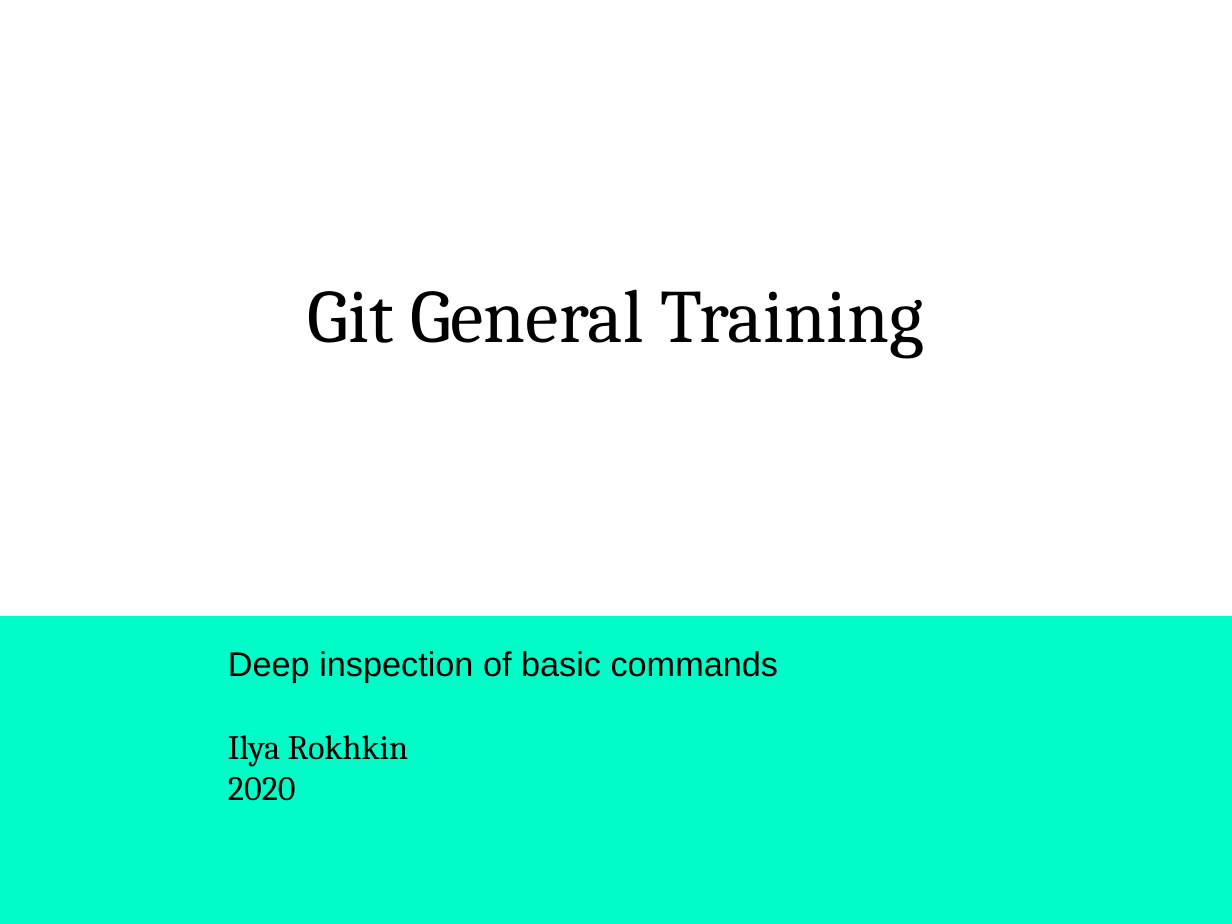
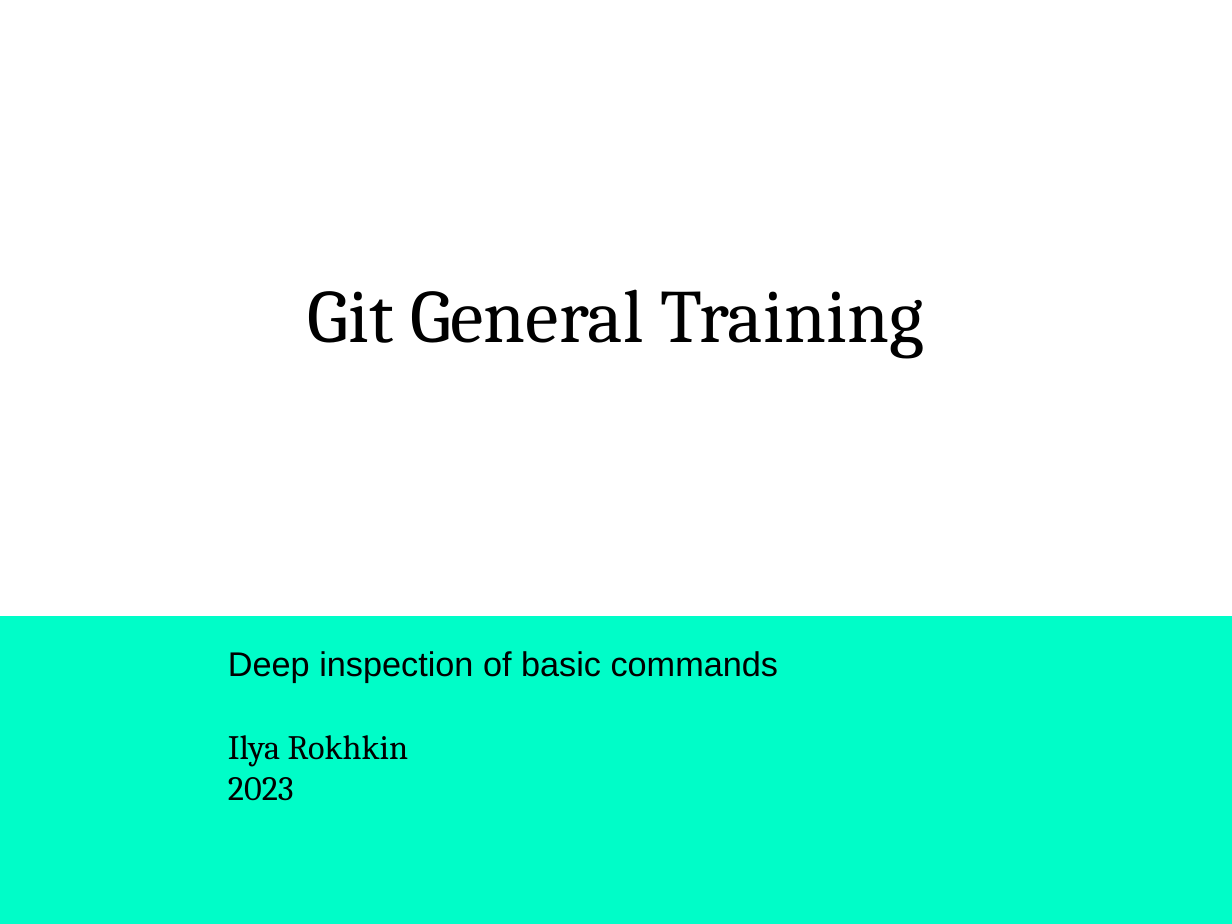
Before and after one commit to ilyaro/mysite, a slide deck: slide 1 of WorkStuff/Courses/Git/Git_General_Training_Lab/Git_General_Training_ap.ppt.pptx. Drawn at 1232x924 pixels with LibreOffice and Linux fonts; fonts in the diff are those of the drawing. Boxes give left, top, right and bottom in pixels: in the first picture for what was removed or moved away, otherwise in the second. Text is boxed around its words. In the diff, an @@ line names an element or a change of style, - is before the commit and + after.

```diff
--- a/WorkStuff/Courses/Git/Git_General_Training_Lab/Git_General_Training_ap.ppt.pptx
+++ b/WorkStuff/Courses/Git/Git_General_Training_Lab/Git_General_Training_ap.ppt.pptx
@@ subtitle at (x1=228, y1=777, x2=294, y2=801): text changed @@
-2020
+2023
```
Also in this commit, not shown: 3 slides added, 2 other files.
